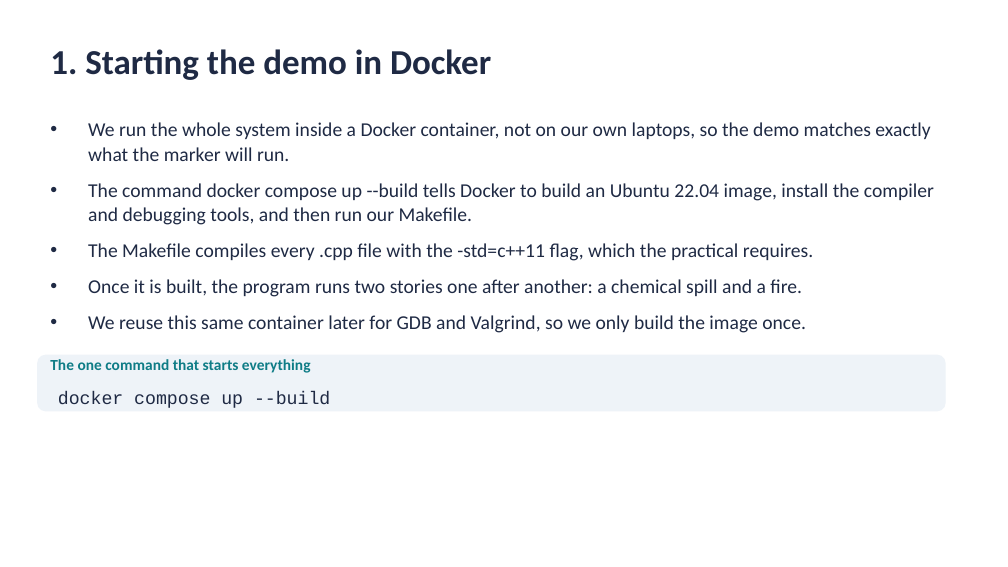
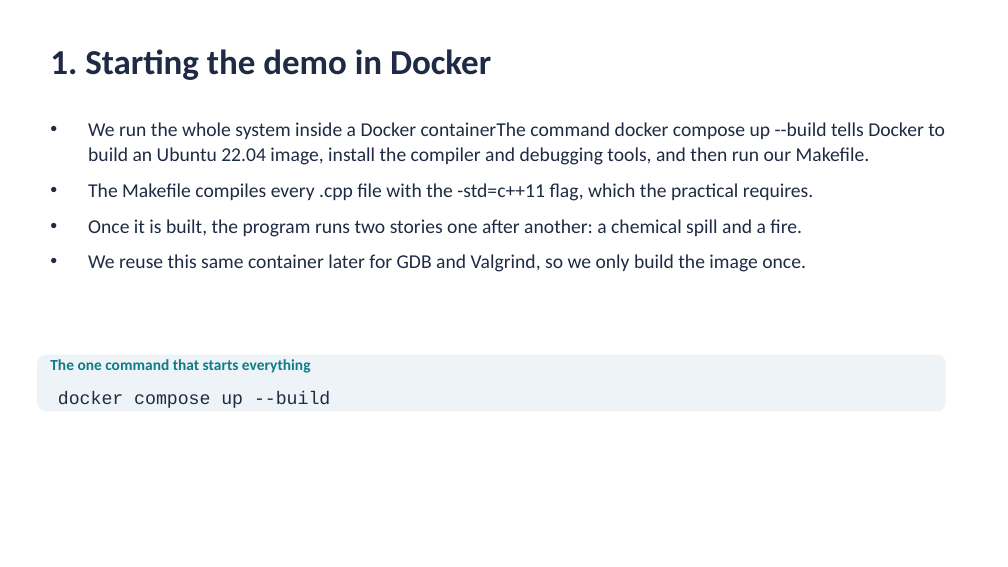
Before and after one commit to enockNyamweya/campusguard, a slide deck: slide 1 of docs/CampusGuard_Demo_final.pptx. Drawn at 1008x567 pixels with LibreOffice and Linux fonts; fonts in the diff are those of the drawing. Boxes give left, top, right and bottom in pixels: in the first picture for what was removed or moved away, otherwise in the second. Text is boxed around its words. In the diff, an @@ line names an element or a change of style, - is before the commit and + after.

```diff
--- a/docs/CampusGuard_Demo_final.pptx
+++ b/docs/CampusGuard_Demo_final.pptx
@@ text at (88, 122, 945, 165): text changed @@
-• We run the whole system inside a Docker container, not on our own laptops, so the demo matches exactly what the marker will run.
-• The command docker compose up --build tells Docker to build an Ubuntu 22.04 image, install the compiler and debugging tools, and then run our Makefile.
+• We run the whole system inside a Docker containerThe command docker compose up --build tells Docker to build an Ubuntu 22.04 image, install the compiler and debugging tools, and then run our Makefile.
```
